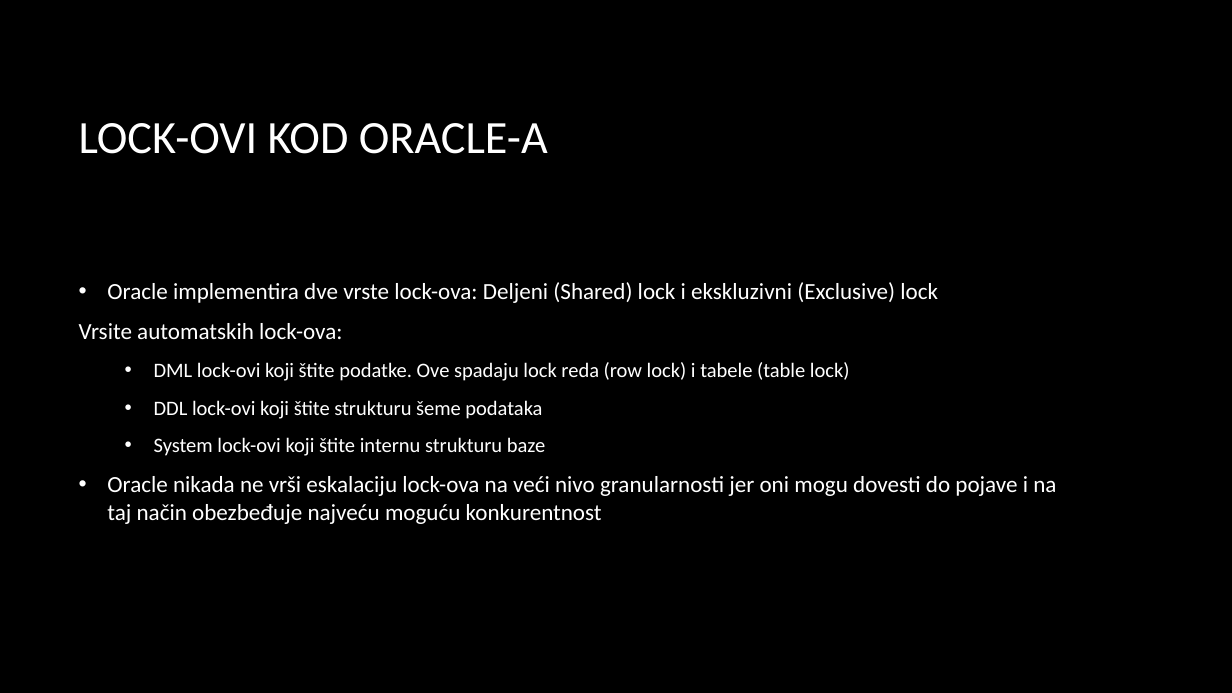
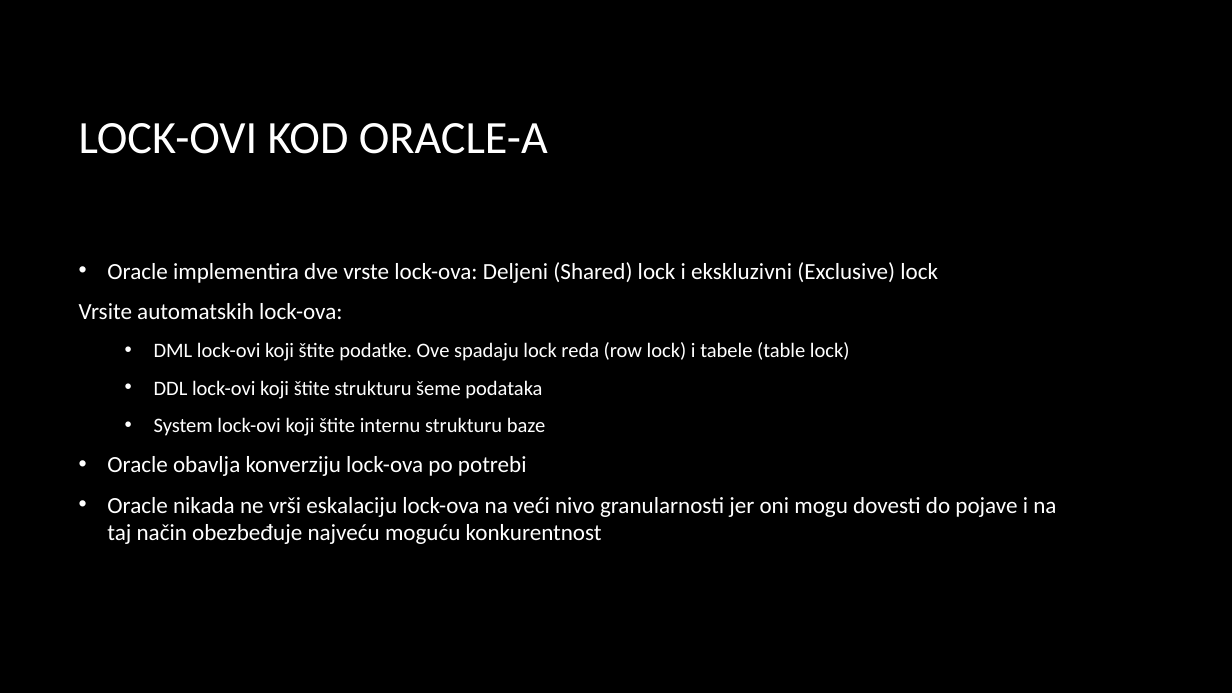
Before and after one commit to Rista5/DBMS, a slide deck: slide 13 of Obrada transakcija/Obrada transakcija.pptx. Drawn at 1232x693 pixels with LibreOffice and Linux fonts; fonts in the diff are those of the drawing; background and template pictures are left out. Boxes give left, top, right and bottom in pixels: in the first picture for what was removed or moved away, otherwise in the second. Text is boxed around its words. In the diff, an @@ line names an element or a change of style, - is before the commit and + after.

```diff
--- a/Obrada transakcija/Obrada transakcija.pptx
+++ b/Obrada transakcija/Obrada transakcija.pptx
@@ text at (x1=107, y1=456, x2=527, y2=476): paragraph added @@
+• Oracle obavlja konverziju lock-ova po potrebi
```
Also in this commit, not shown: 2 other slides changed, 2 other files.
